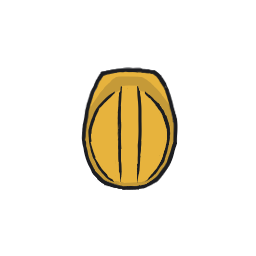
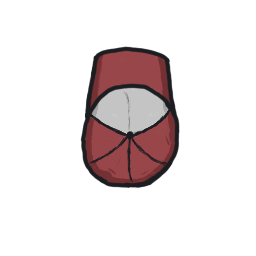
Layer changes from the first 256 x 256 image to the second:
showed group "Baseball Cap" (4 layers) over [80, 46, 180, 190]
showed "HatColor" (2nd of 3, in "Baseball Cap"), painted on it over [80, 46, 180, 190]
hid group "HardHat" (2 layers) over [80, 64, 180, 190]
